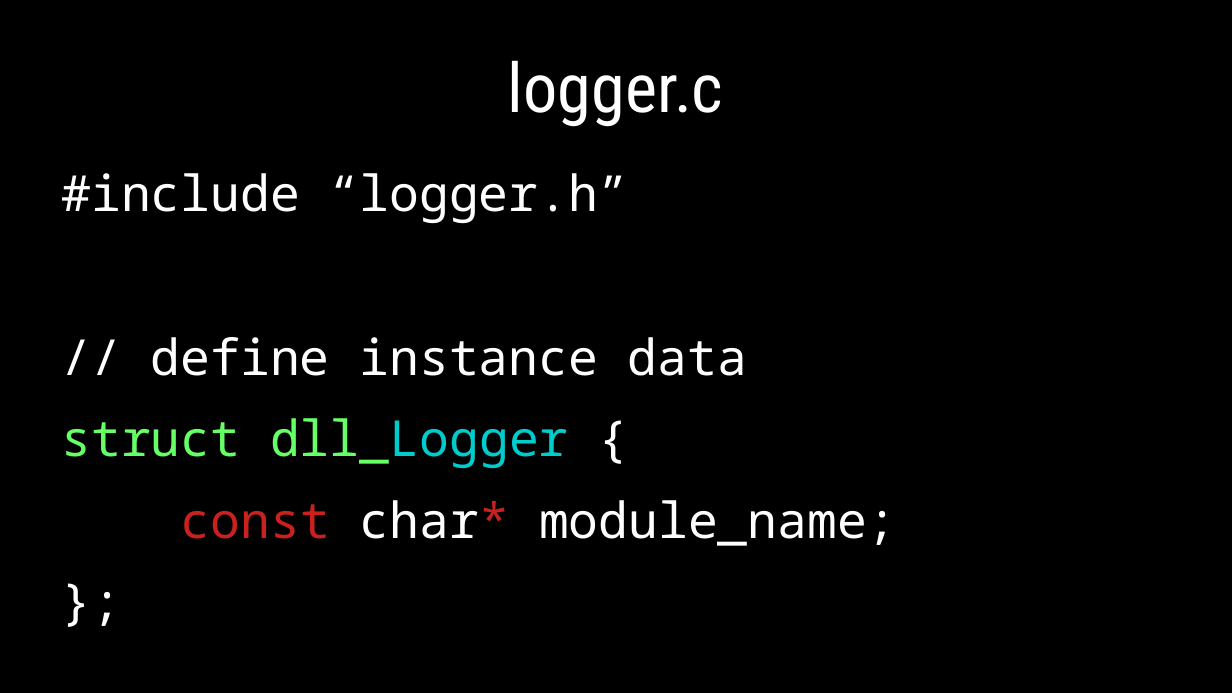
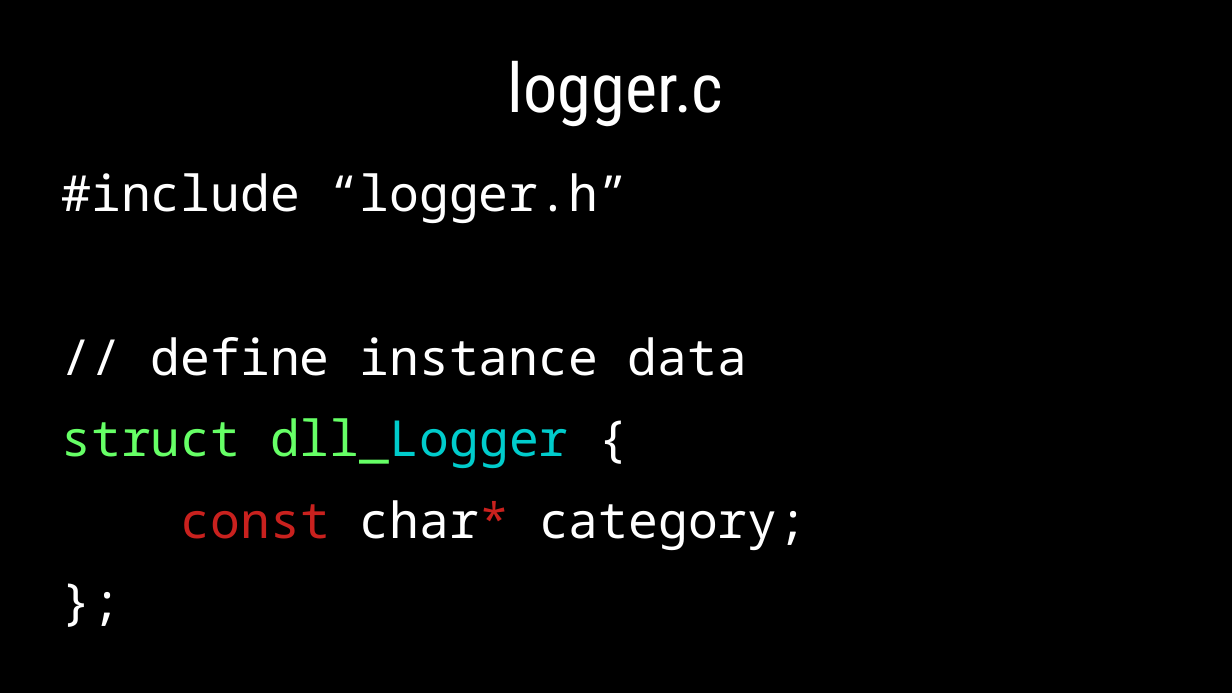
Before and after one commit to dllaurence/youngmanandc, a slide deck: slide 12 of 2020-youngmanandthec-scale.odp. Drawn at 1232x693 pixels with LibreOffice and Linux fonts; fonts in the diff are those of the drawing. Boxes give left, top, right and bottom in pixels: in the first picture for what was removed or moved away, otherwise in the second. Text is boxed around its words. In the diff, an @@ line names an element or a change of style, - is before the commit and + after.

```diff
--- a/2020-youngmanandthec-scale.odp
+++ b/2020-youngmanandthec-scale.odp
@@ text at box(181, 500, 807, 550): text changed @@
-const char* module_name;
+const char* category;
```
Also in this commit, not shown: 4 other slides changed.
